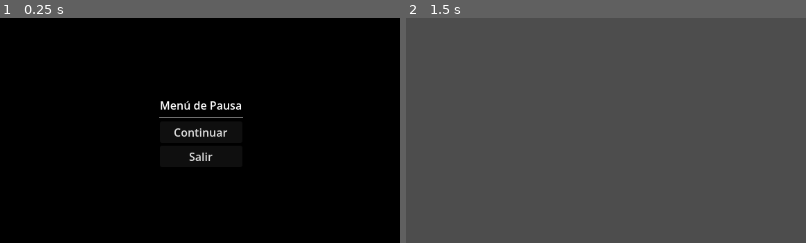
Above: before the commit, frames 1-2 (left to right).
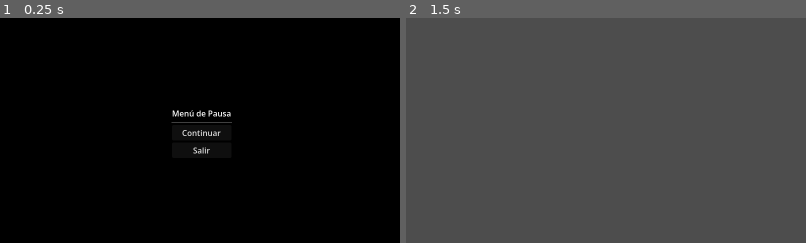
Above: after the commit, the same moments.

Repository: Jojoseja/Spacevania
Game: Godot game, scene res://juego.tscn
Same seed, same stepped clock (60 frames per second), same inputs: the game is played once before the commit and once after it.
Inputs:
- Up to frame 1 (0.25 s): no input
- Up to frame 2 (1.5 s): click "Continuar" at 0.5 s; tap Enter at 1.25 s
The pictures show only the part of the screen within x 25-75%, y 24-74%; the shares and areas given below are measured in that part.
In our replay, the window is 799x449 before the commit and 800x450 after it. These sizes can differ from the game's own. Grey fills any space a smaller window leaves; there, only what the larger window draws over its background counts as a difference.

The runs differ from the first frame. In frame 1, 1.4% of the frame differs, in the area x 39-61%, y 36-64%; in frame 2, only the window size differs.

Commit message:
added assets

Diff:
--- a/gui/menu_pausa.tscn
+++ b/gui/menu_pausa.tscn
@@ -15,8 +15,8 @@
 
 [node name="ColorRect" type="ColorRect" parent="." unique_id=697148300]
 layout_mode = 0
-offset_right = 1152.0
-offset_bottom = 648.0
+offset_right = 1600.0
+offset_bottom = 900.0
 color = Color(0, 0, 0, 1)
 
 [node name="CenterContainer" type="CenterContainer" parent="ColorRect" unique_id=318947009]
@@ -24,6 +24,8 @@
 anchors_preset = 15
 anchor_right = 1.0
 anchor_bottom = 1.0
+grow_horizontal = 2
+grow_vertical = 2
 
 [node name="VBoxContainer" type="VBoxContainer" parent="ColorRect/CenterContainer" unique_id=266928582]
 layout_mode = 2
--- a/project.godot
+++ b/project.godot
@@ -24,6 +24,11 @@
 SignalManager="*uid://k5rby1rtor7p"
 GameManager="*uid://d0va65sxovpbd"
 
+[display]
+
+window/size/viewport_width=1600
+window/size/viewport_height=900
+
 [input]
 
 Pause={
Binary file added: assets/1 Main Characters/1/Double_Jump.png
Binary file added: assets/1 Main Characters/1/Fall.png
Binary file added: assets/1 Main Characters/1/Hit.png
Binary file added: assets/1 Main Characters/1/Idle.png
Binary file added: assets/1 Main Characters/1/Jump.png
Binary file added: assets/1 Main Characters/1/Run.png
Binary file added: assets/1 Main Characters/1/Wall_Jump.png
Binary file added: assets/1 Main Characters/2/Double_Jump.png
Binary file added: assets/1 Main Characters/2/Fall.png
Binary file added: assets/1 Main Characters/2/Hit.png
Binary file added: assets/1 Main Characters/2/Idle.png
Binary file added: assets/1 Main Characters/2/Jump.png
(and 501 more such lines)
